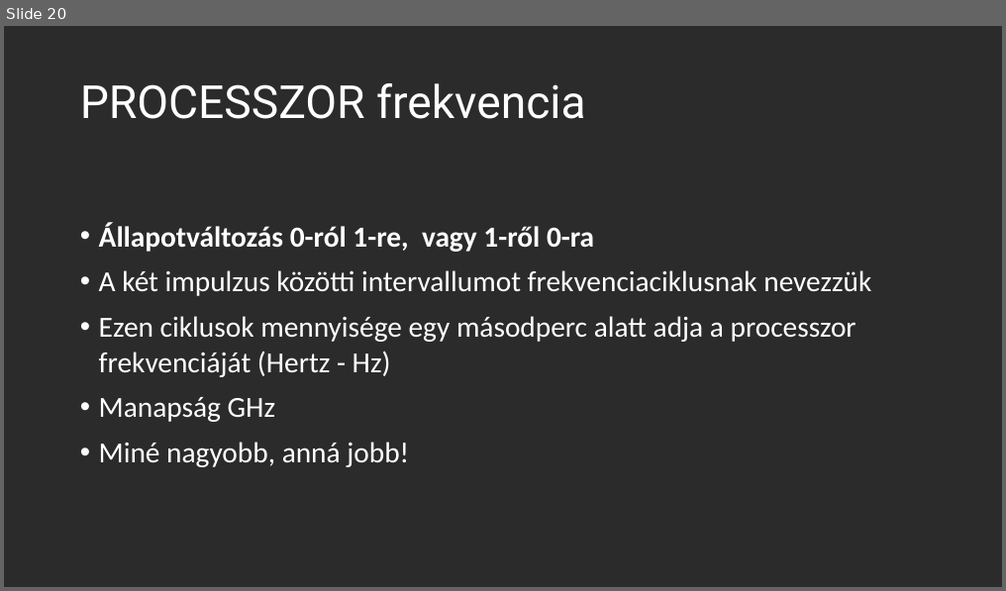
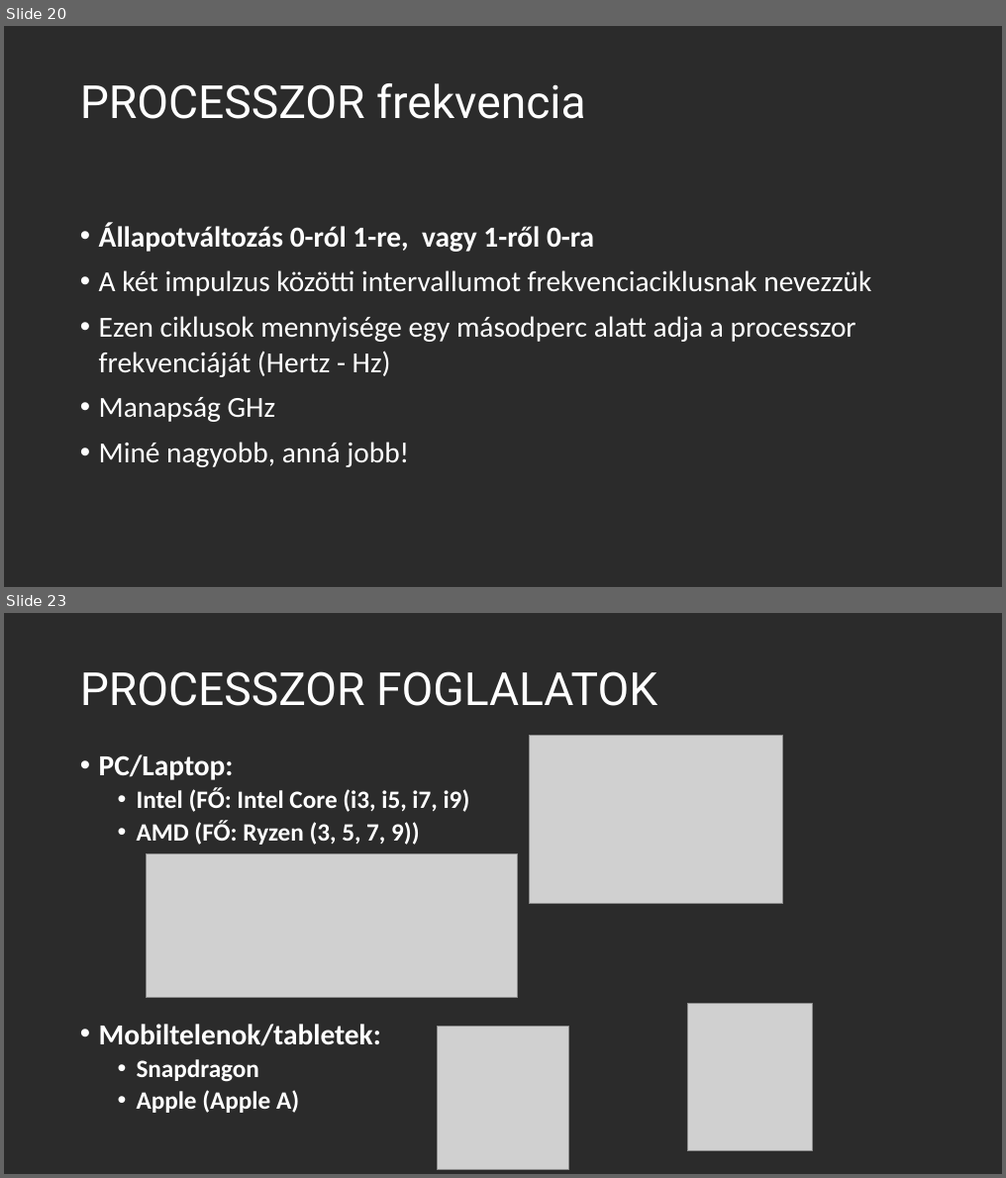
Before and after one commit to OsziMisi/Jozsika, a slide deck: processzor + memoria.pptx. Shown one above the other, each under a label of ours: slide 20 before the commit, slides 20 and 23 after it; the slides between them are not shown. The pictures are 1006x591 and 1006x1178 pixels, drawn with LibreOffice and Linux fonts; fonts in the diff are those of the drawing; grey boxes stand for pictures; background and template pictures are left out; a plain dark background stands for a picture behind light text. Boxes give left, top, right and bottom in pixels: in the first picture for what was removed or moved away, otherwise in the second. Text is boxed around its words. In the diff, an @@ line names an element or a change of style, - is before the commit and + after.

Commit message:
Főbb processzor gyártók felsorolása

```diff
--- a/processzor + memoria.pptx
+++ b/processzor + memoria.pptx
@@ slide 23 added at [4,613,1002,1174], background picture (left out) @@
@@ title added at [80,671,657,706], 44 pt, text #FFFFFF @@
+PROCESSZOR FOGLALATOK
@@ text added at [99,755,470,845], 24 pt, text #FFFFFF, bold @@
+• PC/Laptop:
+  • Intel (FŐ: Intel Core (i3, i5, i7, i9)
+  • AMD (FŐ: Ryzen (3, 5, 7, 9))
@@ picture added at [530,736,783,904] @@
@@ picture added at [146,854,518,998] @@
@@ text added at [99,1024,381,1113], 24 pt, text #FFFFFF, bold @@
+• Mobiltelenok/tabletek:
+  • Snapdragon
+  • Apple (Apple A)
@@ picture added at [438,1027,569,1170] @@
@@ picture added at [687,1003,813,1152] @@
```
Also in this commit, not shown: 2 other slides added.
